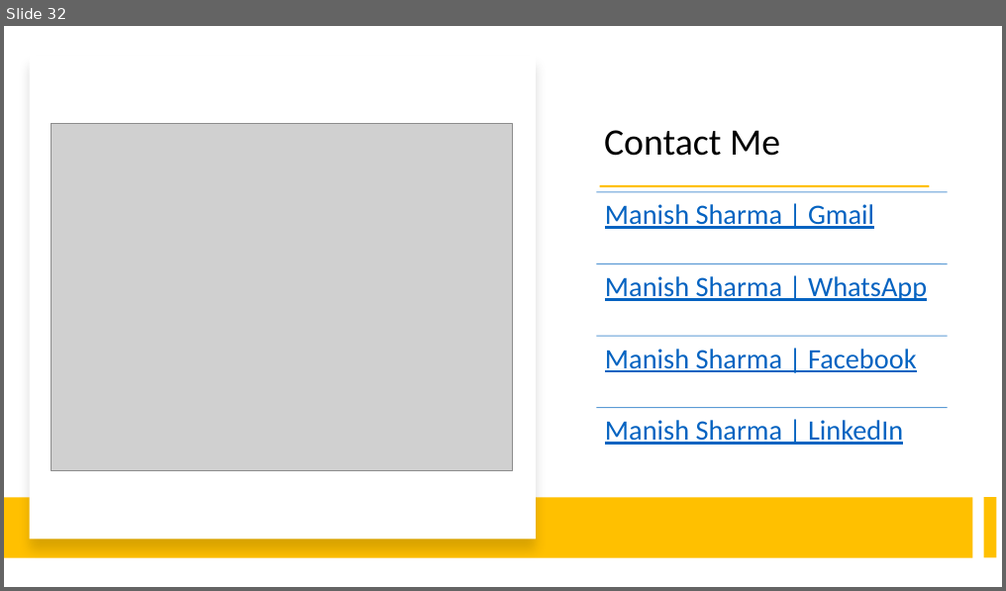
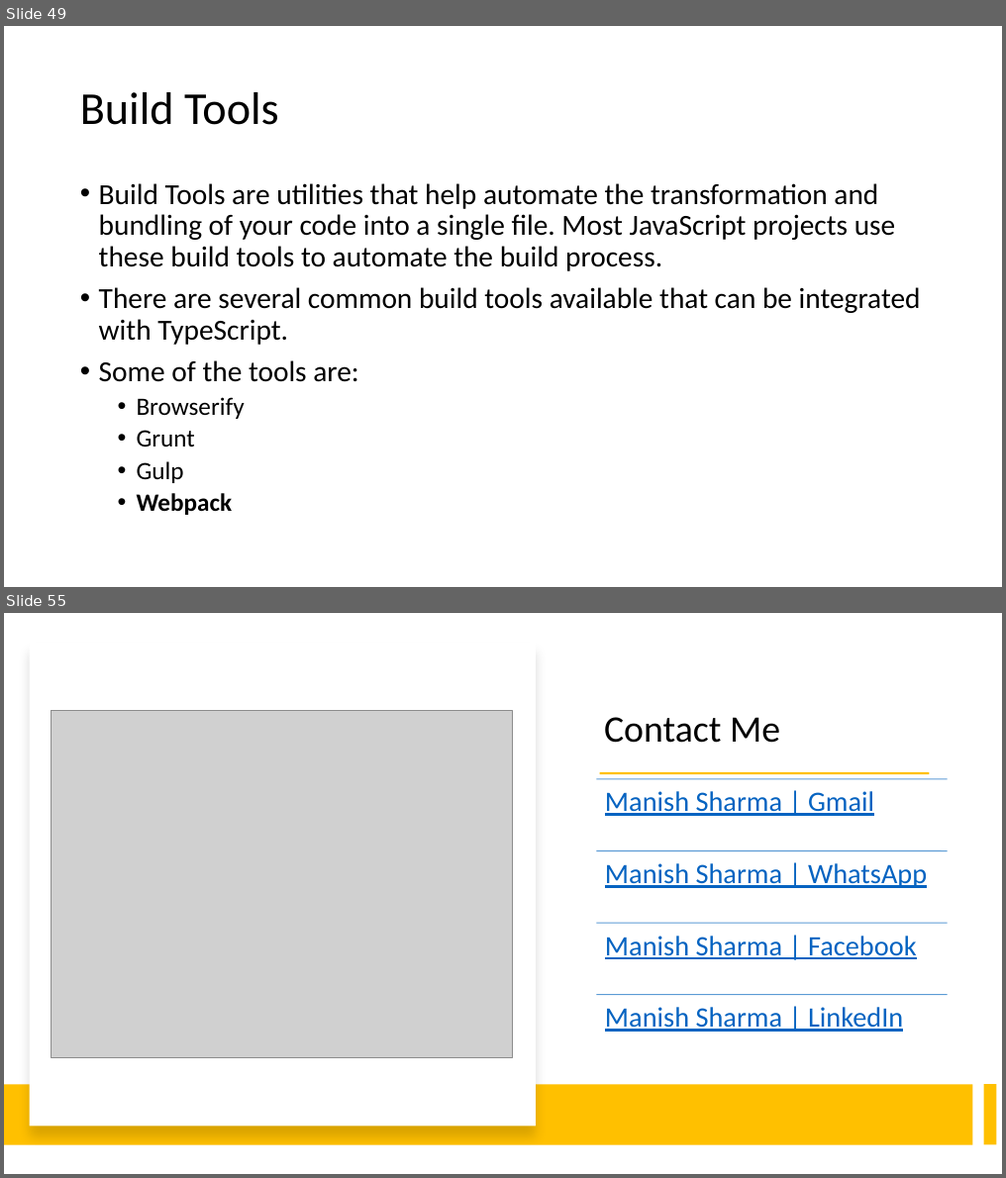
Before and after one commit to manishvbn/TypeScript_Jun22, a slide deck: Notes/TypeScript.pptx. Shown one above the other, each under a label of ours: slide 32 before the commit, slides 49 and 55 after it; the slides between them are not shown. The pictures are 1006x591 and 1006x1178 pixels, drawn with LibreOffice and Linux fonts; fonts in the diff are those of the drawing; grey boxes stand for pictures. Boxes give left, top, right and bottom in pixels: in the first picture for what was removed or moved away, otherwise in the second. Text is boxed around its words. In the diff, an @@ line names an element or a change of style, - is before the commit and + after.

```diff
--- a/Notes/TypeScript.pptx
+++ b/Notes/TypeScript.pptx
@@ slide 49 added at <box>4,26,1002,587</box>, background #FFFFFF @@
@@ title added at <box>80,92,279,125</box>, 44 pt, text #000000 @@
+Build Tools
@@ text added at <box>99,183,921,515</box>, 28 pt, text #000000 @@
+• Build Tools are utilities that help automate the transformation and bundling of your code into a single file. Most JavaScript projects use these build tools to automate the build process.
+• There are several common build tools available that can be integrated with TypeScript.
+• Some of the tools are:
+  • Browserify
+  • Grunt
+  • Gulp
+  • Webpack
@@ what was slide 32 is now slide 55 @@
```
Also in this commit, not shown: 22 other slides added.
